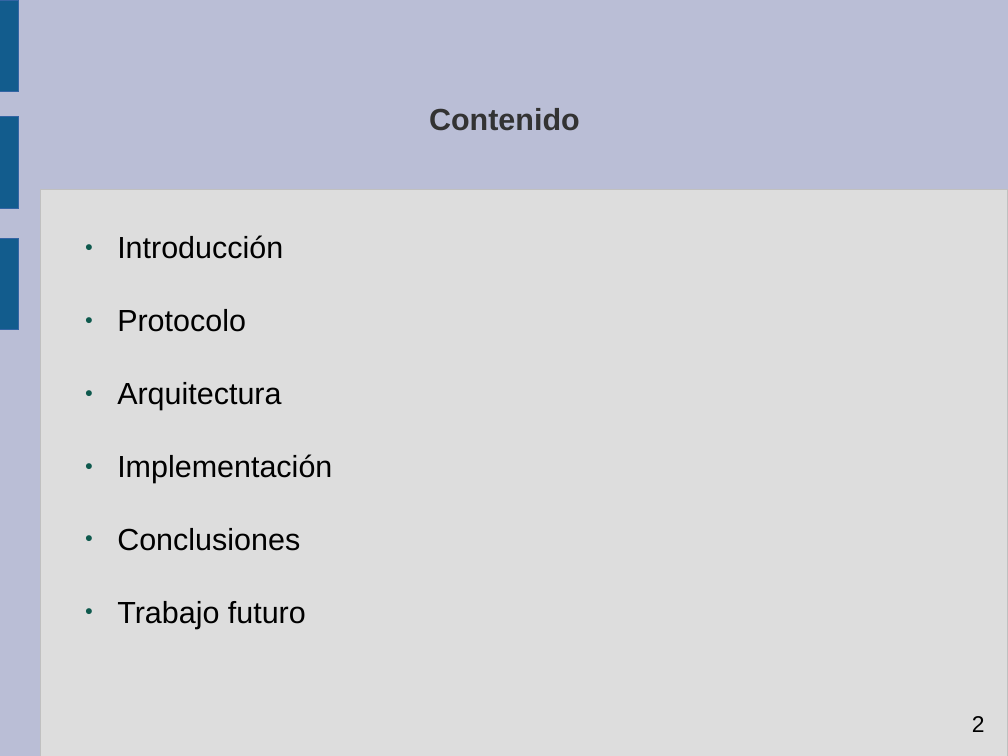
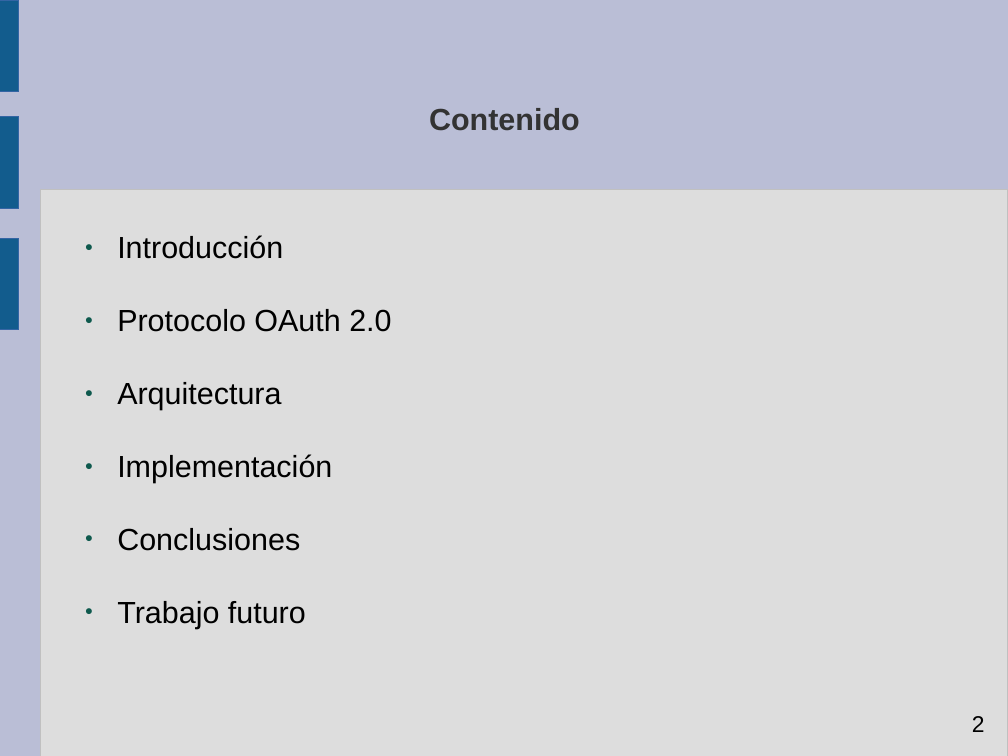
Before and after one commit to jumuro/OAuthServer, a slide deck: slide 2 of PFC/Doc/Presentación/Presentación.odp. Drawn at 1008x756 pixels with LibreOffice and Linux fonts; fonts in the diff are those of the drawing. Boxes give left, top, right and bottom in pixels: in the first picture for what was removed or moved away, otherwise in the second. Text is boxed around its words. In the diff, an @@ line names an element or a change of style, - is before the commit and + after.

```diff
--- a/PFC/Doc/Presentación/Presentación.odp
+++ b/PFC/Doc/Presentación/Presentación.odp
@@ text at [117,309,391,332]: text changed @@
-● Protocolo
+● Protocolo OAuth 2.0
```
Also in this commit, not shown: 1 other file.
